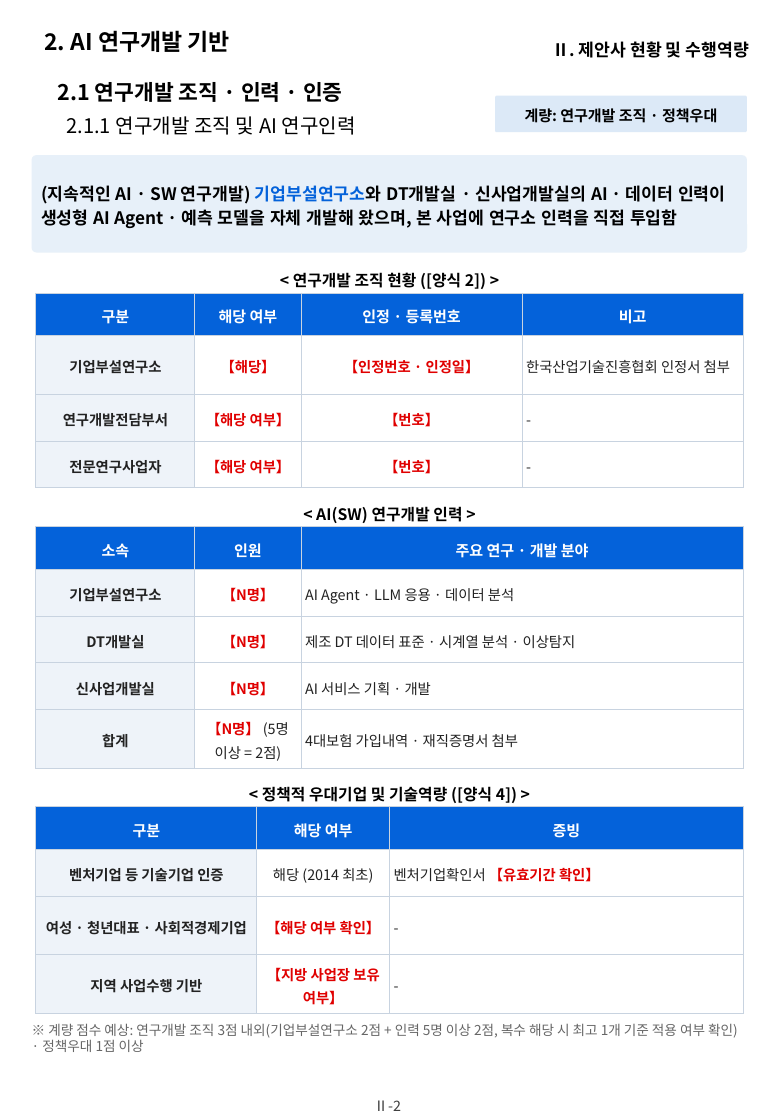
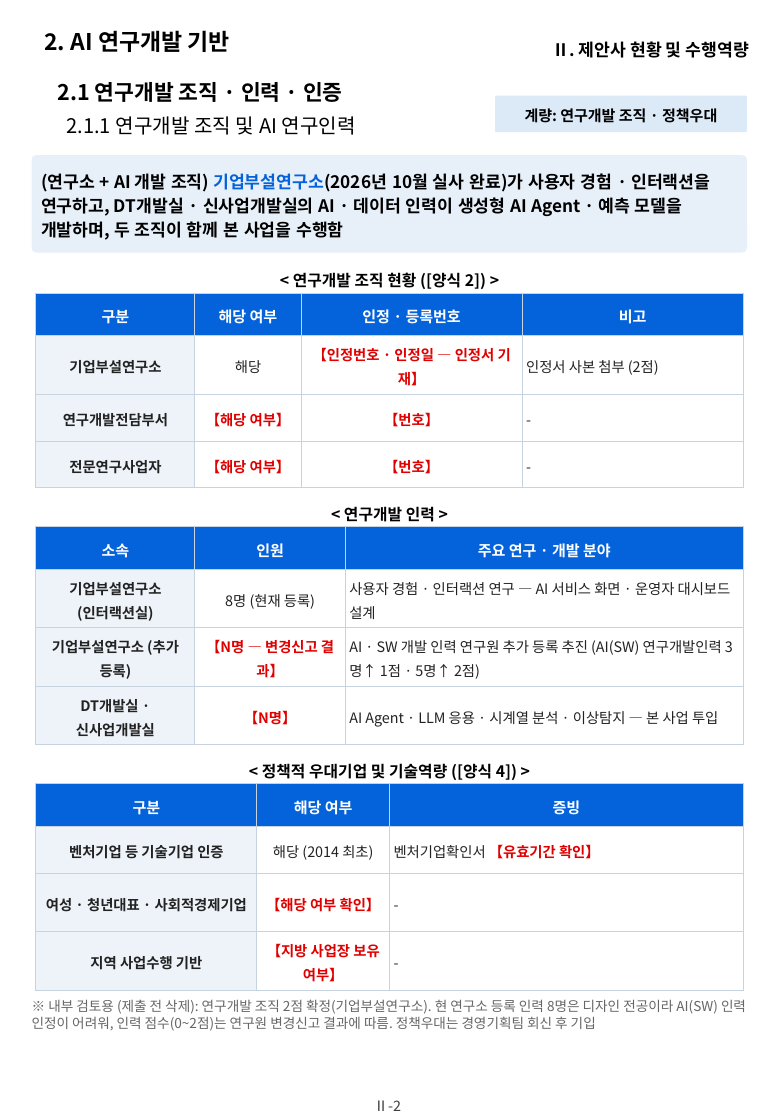
Before and after one commit to hwangsteeve-tech/hbjw, a slide deck: slide 8 of proposals/2026-11_dsit-parking-ai/dsit_proposal.pptx. Drawn at 775x1120 pixels with LibreOffice and Linux fonts; fonts in the diff are those of the drawing; background and template pictures are left out. Boxes give left, top, right and bottom in pixels: in the first picture for what was removed or moved away, otherwise in the second. Text is boxed around its words. In the diff, an @@ line names an element or a change of style, - is before the commit and + after.

```diff
--- a/proposals/2026-11_dsit-parking-ai/dsit_proposal.pptx
+++ b/proposals/2026-11_dsit-parking-ai/dsit_proposal.pptx
@@ text in rounded rectangle at bbox=[41, 173, 710, 240]: text changed @@
-(지속적인 AI · SW 연구개발) 기업부설연구소와 DT개발실 · 신사업개발실의 AI · 데이터 인력이 생성형 AI Agent · 예측 모델을 자체 개발해 왔으며, 본 사업에 연구소 인력을 직접 투입함
+(연구소 + AI 개발 조직) 기업부설연구소(2026년 10월 실사 완료)가 사용자 경험 · 인터랙션을 연구하고, DT개발실 · 신사업개발실의 AI · 데이터 인력이 생성형 AI Agent · 예측 모델을 개발하며, 두 조직이 함께 본 사업을 수행함
@@ table at bbox=[36, 292, 744, 487] @@
-row 2: 기업부설연구소 | 【해당】 | 【인정번호 · 인정일】 | 한국산업기술진흥협회 인정서 첨부
+row 2: 기업부설연구소 | 해당 | 【인정번호 · 인정일 — 인정서 기재】 | 인정서 사본 첨부 (2점)
@@ text at bbox=[344, 506, 435, 522]: text changed @@
-< AI(SW) 연구개발 인력 >
+< 연구개발 인력 >
@@ table at bbox=[36, 526, 743, 744] @@
-row 2: 기업부설연구소 | 【N명】 | AI Agent · LLM 응용 · 데이터 분석
-row 3: DT개발실 | 【N명】 | 제조 DT 데이터 표준 · 시계열 분석 · 이상탐지
-row 4: 신사업개발실 | 【N명】 | AI 서비스 기획 · 개발
-row 5: 합계 | 【N명】 (5명 이상 = 2점) | 4대보험 가입내역 · 재직증명서 첨부
+row 2: 기업부설연구소 (인터랙션실) | 8명 (현재 등록) | 사용자 경험 · 인터랙션 연구 — AI 서비스 화면 · 운영자 대시보드 설계
+row 3: 기업부설연구소 (추가 등록) | 【N명 — 변경신고 결과】 | AI · SW 개발 인력 연구원 추가 등록 추진 (AI(SW) 연구개발인력 3명↑ 1점 · 5명↑ 2점)
+row 4: DT개발실 · 신사업개발실 | 【N명】 | AI Agent · LLM 응용 · 시계열 분석 · 이상탐지 — 본 사업 투입
@@ text "< 정책적 우대기업 및 기술역량 ...": place and size @@
-text "< 정책적 우대기업 및 기술역량 ..." at bbox=[262, 786, 517, 803]
+text "< 정책적 우대기업 및 기술역량 ..." at bbox=[262, 763, 517, 780]
@@ table: place and size @@
-table at bbox=[36, 807, 743, 1014]
+table at bbox=[36, 783, 743, 990]
@@ text at bbox=[32, 999, 746, 1031]: text changed @@
-※ 계량 점수 예상: 연구개발 조직 3점 내외(기업부설연구소 2점 + 인력 5명 이상 2점, 복수 해당 시 최고 1개 기준 적용 여부 확인) · 정책우대 1점 이상
+※ 내부 검토용 (제출 전 삭제): 연구개발 조직 2점 확정(기업부설연구소). 현 연구소 등록 인력 8명은 디자인 전공이라 AI(SW) 인력 인정이 어려워, 인력 점수(0~2점)는 연구원 변경신고 결과에 따름. 정책우대는 경영기획팀 회신 후 기입
```
Also in this commit, not shown: 3 other slides changed, 1 other file.
